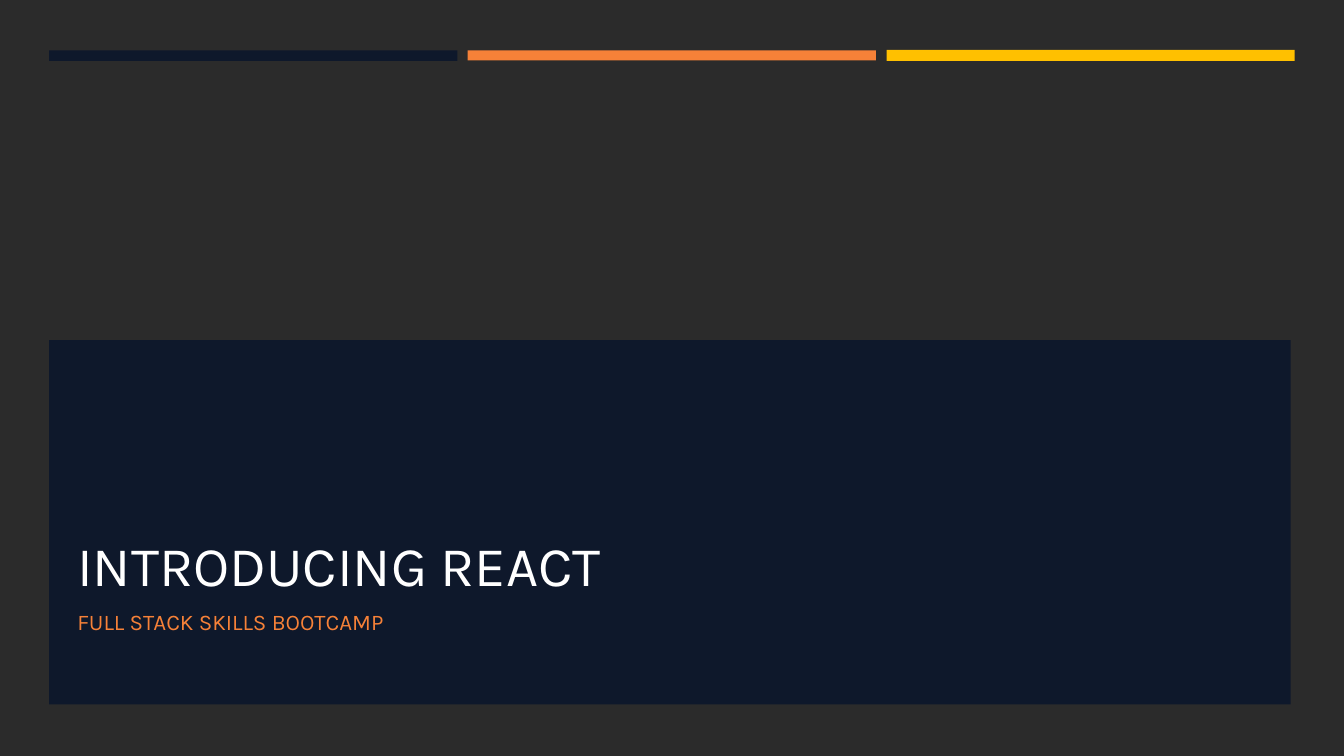
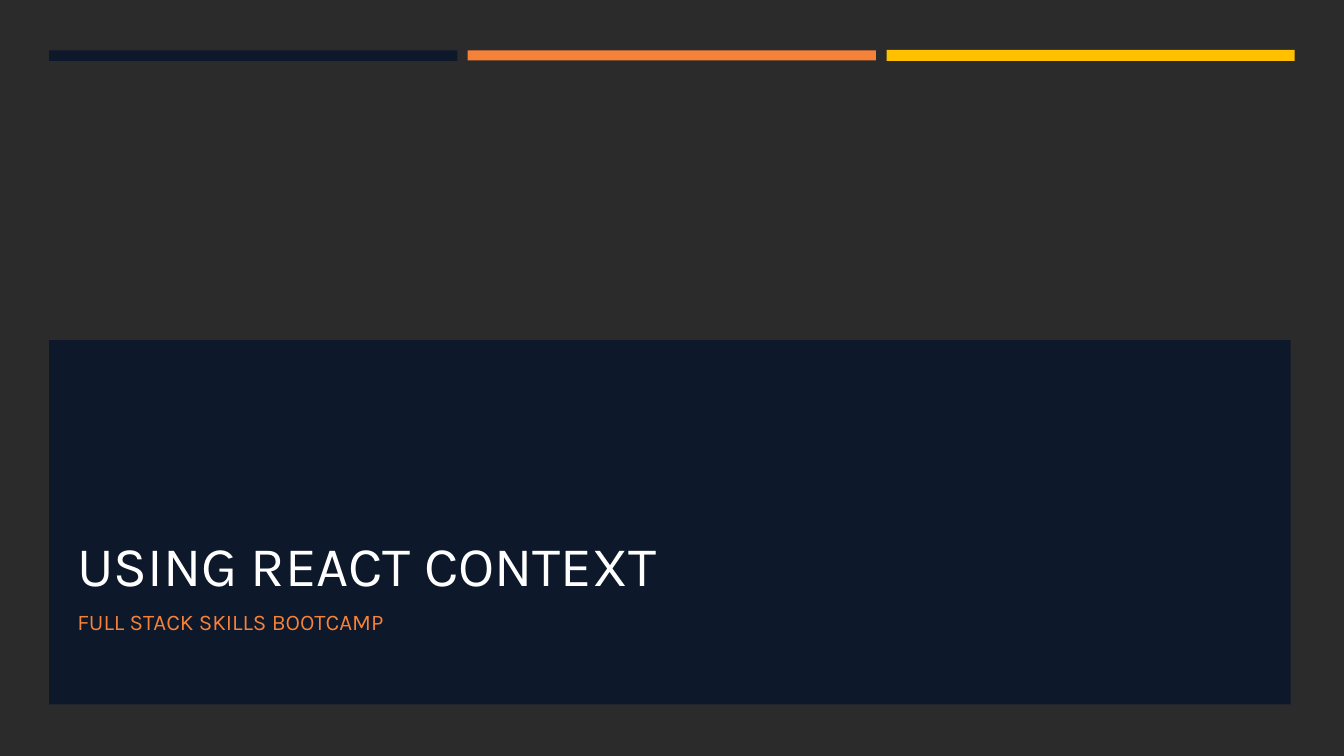
Before and after one commit to hawkeye1900/SBC-Sept24, a slide deck: slide 1 of week-10/W10-S2-ReactContext/W10-S2-ReactContext.pptx. Drawn at 1344x756 pixels with LibreOffice and Linux fonts; fonts in the diff are those of the drawing; background and template pictures are left out; a plain dark background stands for a picture behind light text. Boxes give left, top, right and bottom in pixels: in the first picture for what was removed or moved away, otherwise in the second. Text is boxed around its words. In the diff, an @@ line names an element or a change of style, - is before the commit and + after.

```diff
--- a/week-10/W10-S2-ReactContext/W10-S2-ReactContext.pptx
+++ b/week-10/W10-S2-ReactContext/W10-S2-ReactContext.pptx
@@ title at <box>77,550,656,587</box>: text changed @@
-INTRODUCING REACT
+USING REACT CONTEXT
```
Also in this commit, not shown: 2 other slides changed, 9 slides added, 8 slides removed.
